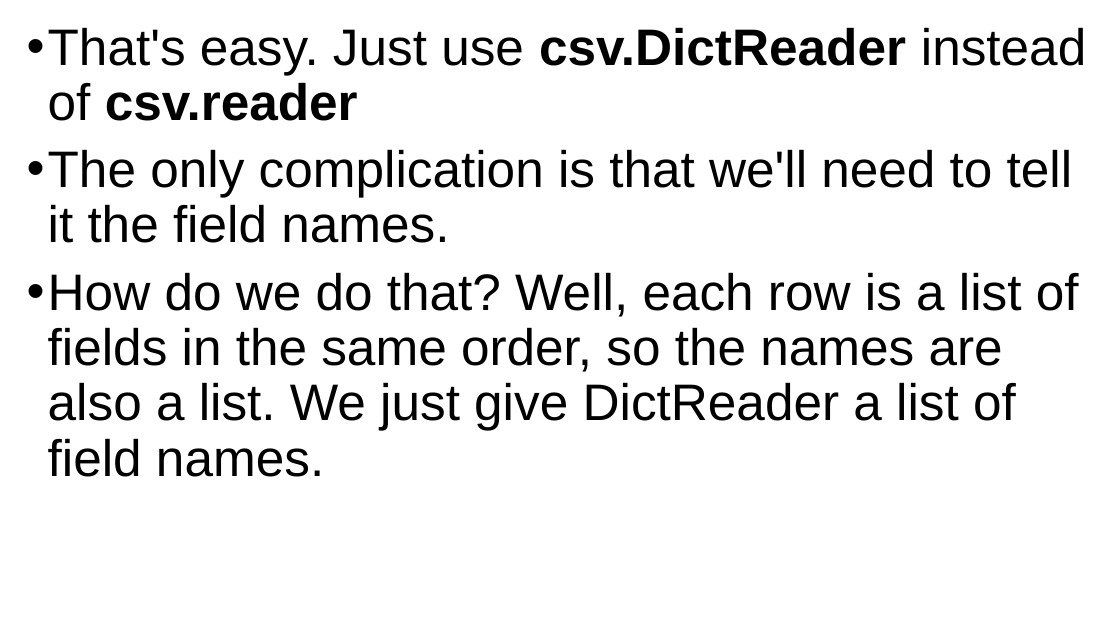
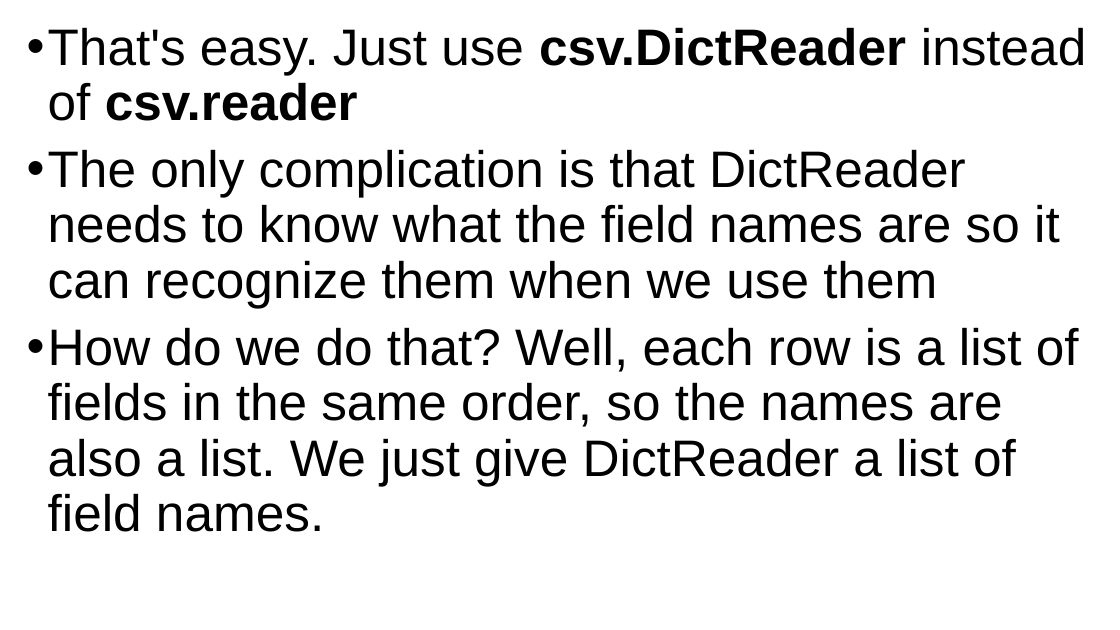
Before and after one commit to grimmelm/ctech404, a slide deck: slide 42 of ctech403/module_3/CTECH403 Module 3 - CSVs.pptx (slide 41 before the commit). Drawn at 1120x630 pixels with LibreOffice and Linux fonts; fonts in the diff are those of the drawing. Boxes give left, top, right and bottom in pixels: in the first picture for what was removed or moved away, otherwise in the second. Text is boxed around its words. In the diff, an @@ line names an element or a change of style, - is before the commit and + after.

```diff
--- a/ctech403/module_3/CTECH403 Module 3 - CSVs.pptx
+++ b/ctech403/module_3/CTECH403 Module 3 - CSVs.pptx
@@ text at (48, 149, 1060, 308): text changed @@
-• The only complication is that we'll need to tell it the field names.
+• The only complication is that DictReader needs to know what the field names are so it can recognize them when we use them
```
Also in this commit, not shown: 7 other slides changed, 10 slides added, 8 slides removed, 9 other files.
